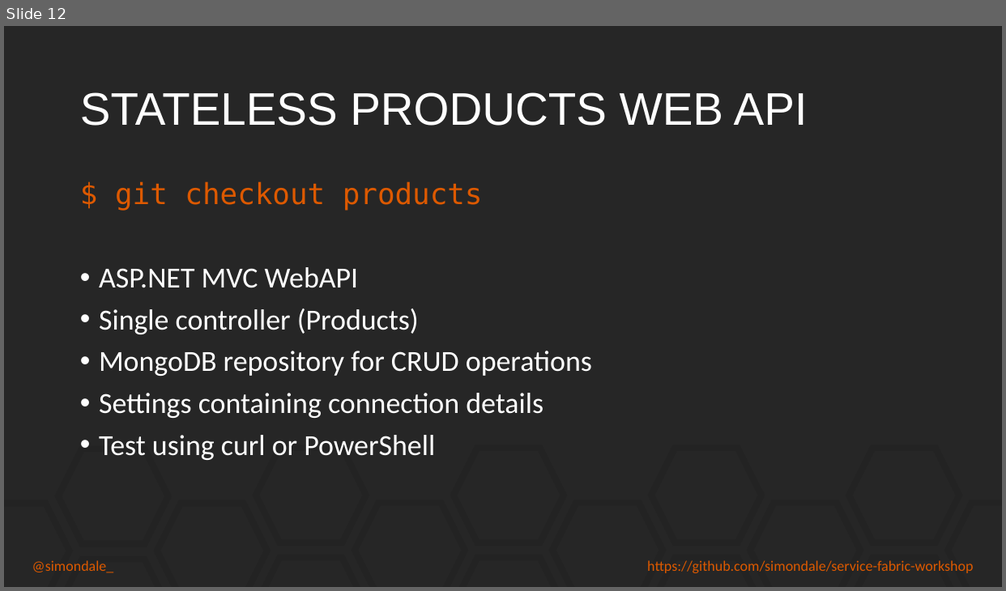
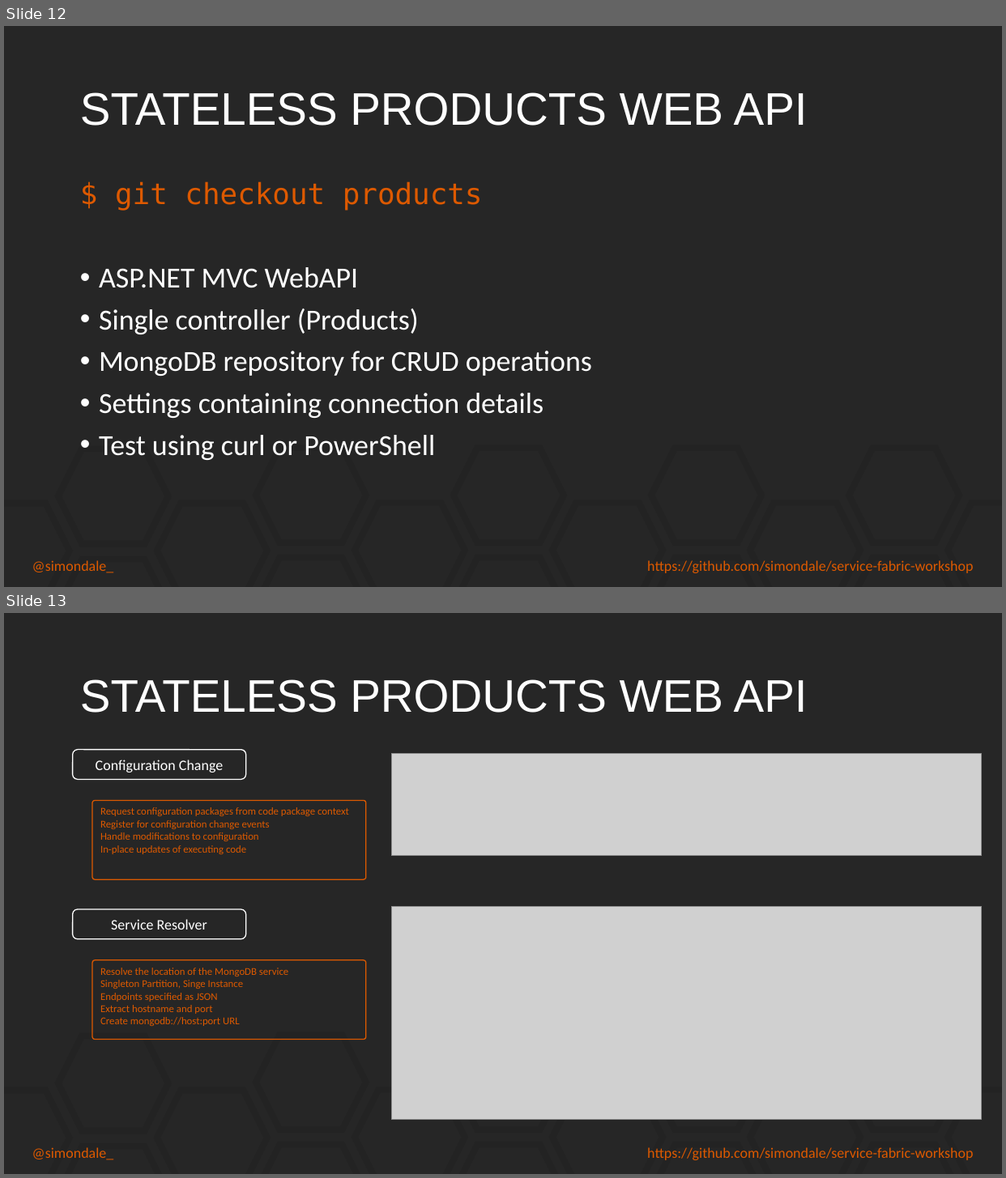
Before and after one commit to simondale/service-fabric-workshop, a slide deck: presentation/Service Fabric.pptx. Shown one above the other, each under a label of ours: slide 12 before the commit, slides 12 and 13 after it. The pictures are 1006x591 and 1006x1178 pixels, drawn with LibreOffice and Linux fonts; fonts in the diff are those of the drawing; grey boxes stand for pictures. Boxes give left, top, right and bottom in pixels: in the first picture for what was removed or moved away, otherwise in the second. Text is boxed around its words. In the diff, an @@ line names an element or a change of style, - is before the commit and + after.

```diff
--- a/presentation/Service Fabric.pptx
+++ b/presentation/Service Fabric.pptx
@@ slide 13 added at bbox=[4, 613, 1002, 1174], background #262626 @@
@@ title added at bbox=[80, 679, 808, 713], 44 pt, text #FFFFFF @@
+STATELESS PRODUCTS WEB API
@@ rounded rectangle added at bbox=[73, 750, 246, 780], outline #FFFFFF 1 pt, 14 pt, text #FFFFFF @@
+Configuration Change
@@ picture added at bbox=[392, 754, 982, 856] @@
@@ rounded rectangle added at bbox=[92, 801, 366, 880], outline #DD5900 1 pt, 10 pt, text #DD5900 @@
+Request configuration packages from code package context
+Register for configuration change events
+Handle modifications to configuration
+In-place updates of executing code
@@ rounded rectangle added at bbox=[73, 909, 246, 939], outline #FFFFFF 1 pt, 14 pt, text #FFFFFF @@
+Service Resolver
@@ picture added at bbox=[392, 906, 982, 1120] @@
@@ rounded rectangle added at bbox=[92, 960, 366, 1040], outline #DD5900 1 pt, 10 pt, text #DD5900 @@
+Resolve the location of the MongoDB service
+Singleton Partition, Singe Instance
+Endpoints specified as JSON
+Extract hostname and port
+Create mongodb://host:port URL
@@ hexagon added at bbox=[58, 1036, 168, 1131], outline #232323 6 pt @@
@@ hexagon added at bbox=[256, 1035, 365, 1131], outline #232323 6 pt @@
@@ hexagon added at bbox=[454, 1035, 564, 1131], outline #232323 6 pt @@
@@ hexagon added at bbox=[651, 1035, 761, 1131], outline #232323 6 pt @@
@@ hexagon added at bbox=[849, 1035, 959, 1131], outline #232323 6 pt @@
@@ hexagon added at bbox=[4, 1091, 69, 1174], outline #232323 6 pt @@
@@ hexagon added at bbox=[157, 1091, 266, 1174], outline #232323 6 pt @@
@@ hexagon added at bbox=[355, 1090, 465, 1174], outline #232323 6 pt @@
@@ hexagon added at bbox=[552, 1090, 663, 1174], outline #232323 6 pt @@
@@ hexagon added at bbox=[750, 1090, 860, 1174], outline #232323 6 pt @@
@@ hexagon added at bbox=[948, 1090, 1002, 1174], outline #232323 6 pt @@
@@ hexagon added at bbox=[58, 1147, 168, 1174], outline #232323 6 pt @@
@@ hexagon added at bbox=[256, 1145, 365, 1174], outline #232323 6 pt @@
@@ hexagon added at bbox=[454, 1145, 564, 1174], outline #232323 6 pt @@
@@ hexagon added at bbox=[651, 1145, 761, 1174], outline #232323 6 pt @@
@@ hexagon added at bbox=[849, 1145, 959, 1174], outline #232323 6 pt @@
@@ text added at bbox=[32, 1148, 973, 1161], 14 pt, text #DD5900 @@
+@simondale_
+https://github.com/simondale/service-fabric-workshop
```
Also in this commit, not shown: 3 other slides added, 1 other file.
